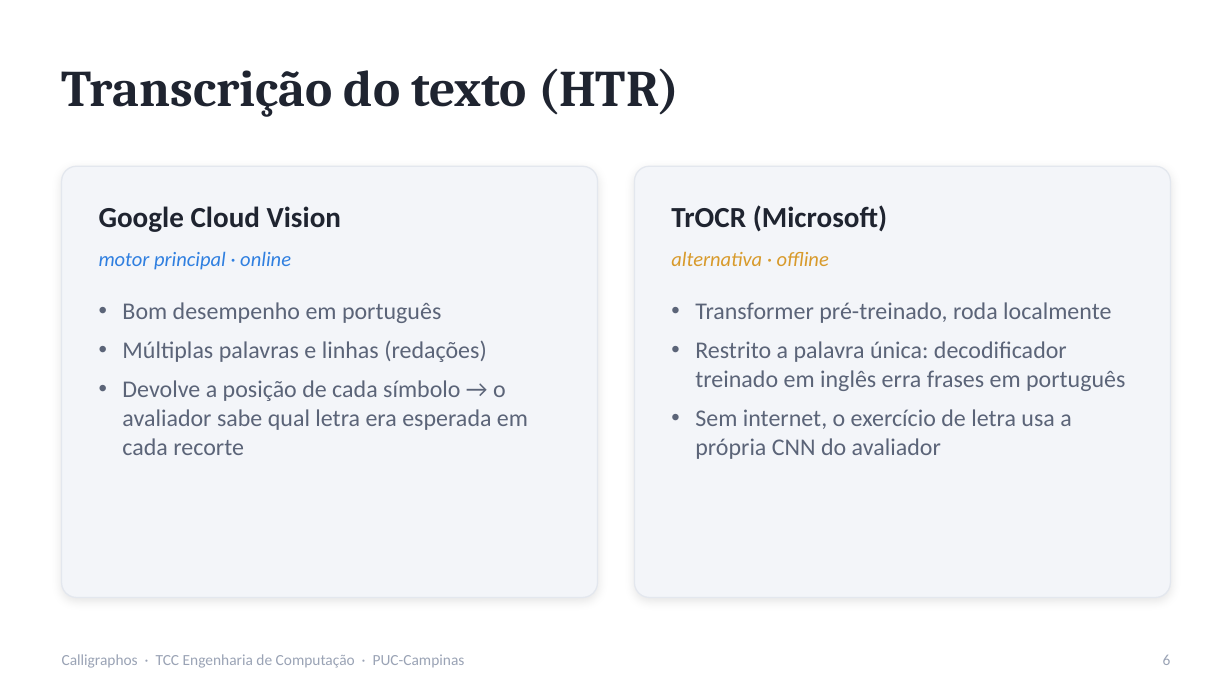
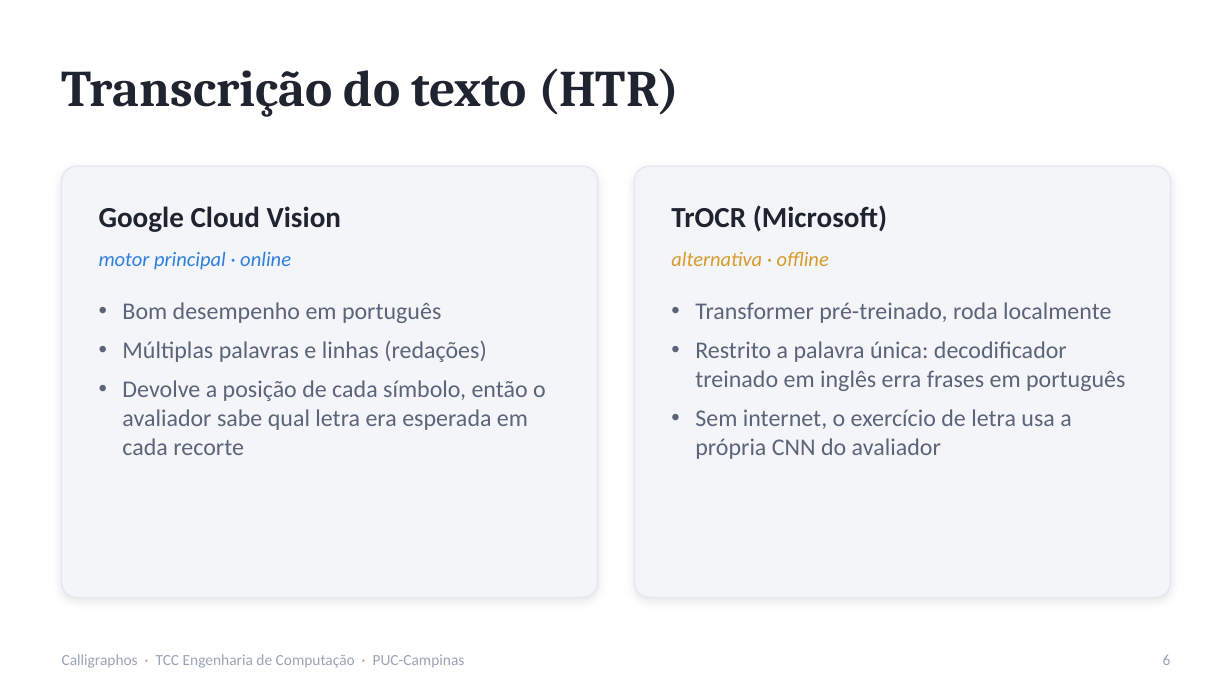
Before and after one commit to Luccavco/Corretor-de-Caligrafia, a slide deck: slide 6 of para artigo/entrega/Apresentacao_Calligraphos.pptx. Drawn at 1232x693 pixels with LibreOffice and Linux fonts; fonts in the diff are those of the drawing. Boxes give left, top, right and bottom in pixels: in the first picture for what was removed or moved away, otherwise in the second. Text is boxed around its words. In the diff, an @@ line names an element or a change of style, - is before the commit and + after.

```diff
--- a/para artigo/entrega/Apresentacao_Calligraphos.pptx
+++ b/para artigo/entrega/Apresentacao_Calligraphos.pptx
@@ text at [122,380,546,455]: text changed @@
-• Devolve a posição de cada símbolo → o avaliador sabe qual letra era esperada em cada recorte
+• Devolve a posição de cada símbolo, então o avaliador sabe qual letra era esperada em cada recorte
```
Also in this commit, not shown: 6 other slides changed, 11 other files.
